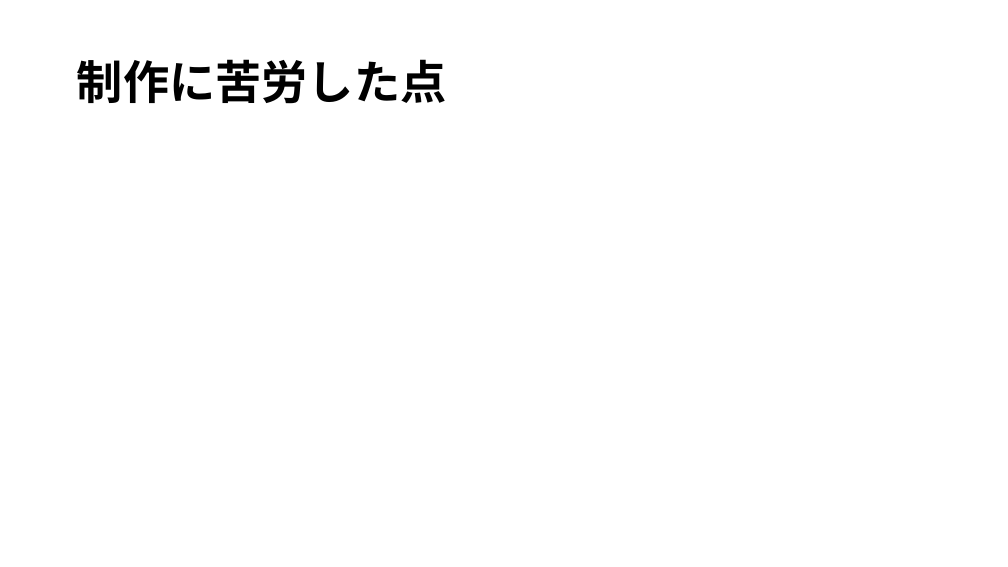
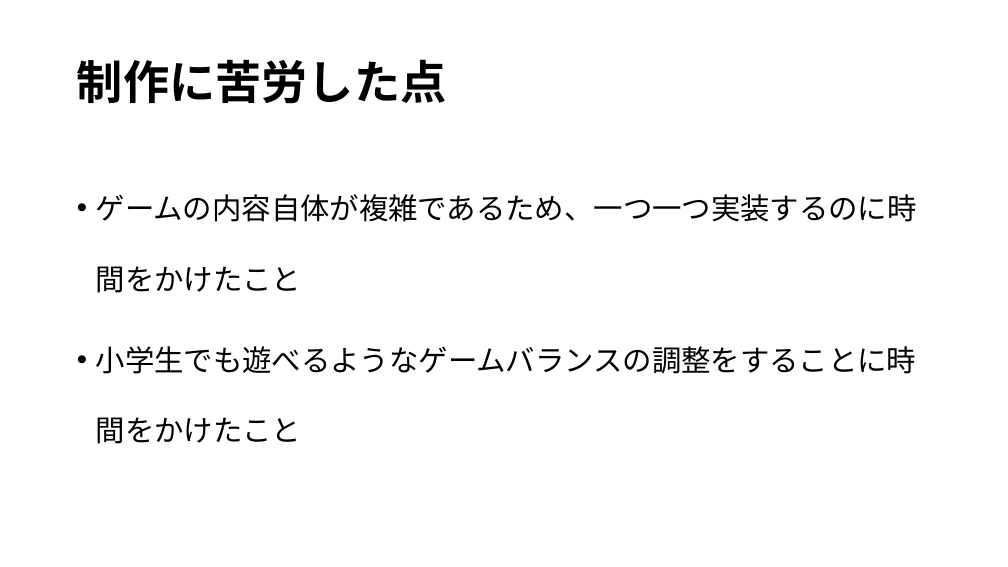
Before and after one commit to WhiteF326/0818_newDev, a slide deck: slide 10 of presentation/Blockln.pptx. Drawn at 1008x567 pixels with LibreOffice and Linux fonts; fonts in the diff are those of the drawing. Boxes give left, top, right and bottom in pixels: in the first picture for what was removed or moved away, otherwise in the second. Text is boxed around its words. In the diff, an @@ line names an element or a change of style, - is before the commit and + after.

```diff
--- a/presentation/Blockln.pptx
+++ b/presentation/Blockln.pptx
@@ text added at [96, 194, 917, 444], 28 pt, text #000000 @@
+• ゲームの内容自体が複雑であるため、一つ一つ実装するのに時間をかけたこと
+• 小学生でも遊べるようなゲームバランスの調整をすることに時間をかけたこと
```
Also in this commit, not shown: 3 other slides changed.
